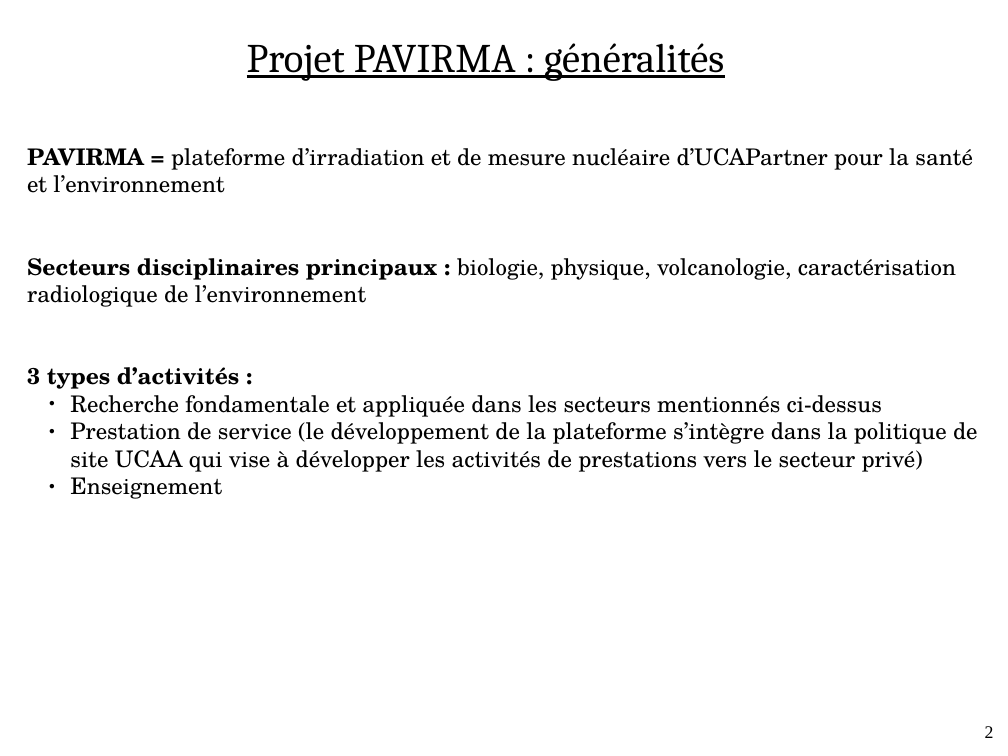
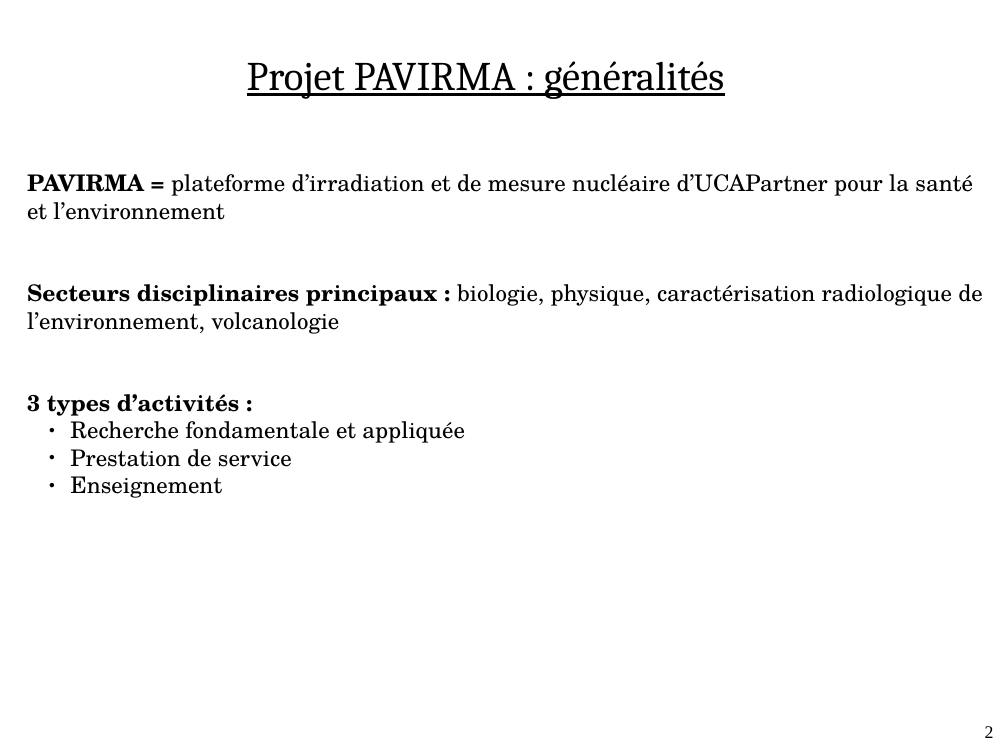
Before and after one commit to ebusato/talks-pavirma, a slide deck: slide 2 of 2020-11-10_SlidesPourCAM/pavirma.odp. Drawn at 1008x756 pixels with LibreOffice and Linux fonts; fonts in the diff are those of the drawing. Boxes give left, top, right and bottom in pixels: in the first picture for what was removed or moved away, otherwise in the second. Text is boxed around its words. In the diff, an @@ line names an element or a change of style, - is before the commit and + after.

```diff
--- a/2020-11-10_SlidesPourCAM/pavirma.odp
+++ b/2020-11-10_SlidesPourCAM/pavirma.odp
@@ text "Projet PAVIRMA : généralités": place and size @@
-text "Projet PAVIRMA : généralités" at [247,43,724,81]
+text "Projet PAVIRMA : généralités" at [247,61,724,99]
@@ text "PAVIRMA = plateforme d’irradiation et ...": place and size @@
-text "PAVIRMA = plateforme d’irradiation et ..." at [27,148,978,499]
+text "PAVIRMA = plateforme d’irradiation et ..." at [27,174,983,498]
@@ text at [27,284,983,334]: text changed @@
-Secteurs disciplinaires principaux : biologie, physique, volcanologie, caractérisation radiologique de l’environnement
+Secteurs disciplinaires principaux : biologie, physique, caractérisation radiologique de l’environnement, volcanologie
@@ text at [70,421,465,467]: text changed @@
-  ● Recherche fondamentale et appliquée dans les secteurs mentionnés ci-dessus
-  ● Prestation de service (le développement de la plateforme s’intègre dans la politique de site UCAA qui vise à développer les activités de prestations vers le secteur privé)
+  ● Recherche fondamentale et appliquée
+  ● Prestation de service
```
Also in this commit, not shown: 2 other slides changed, 2 slides added, 2 other files.
